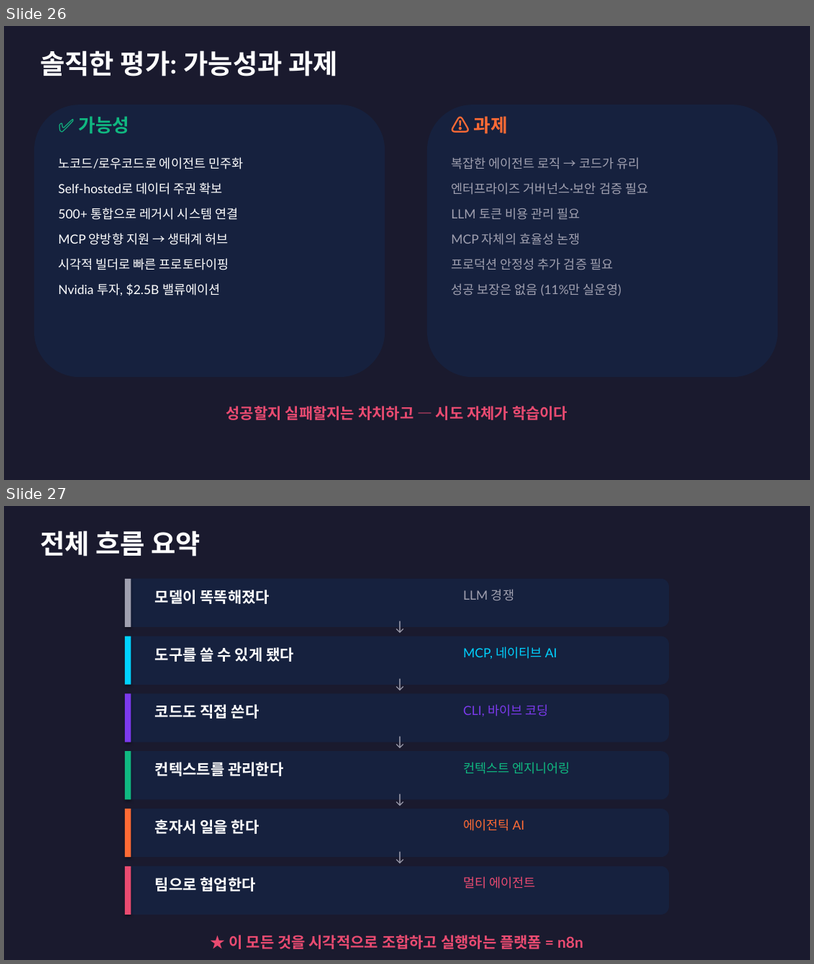
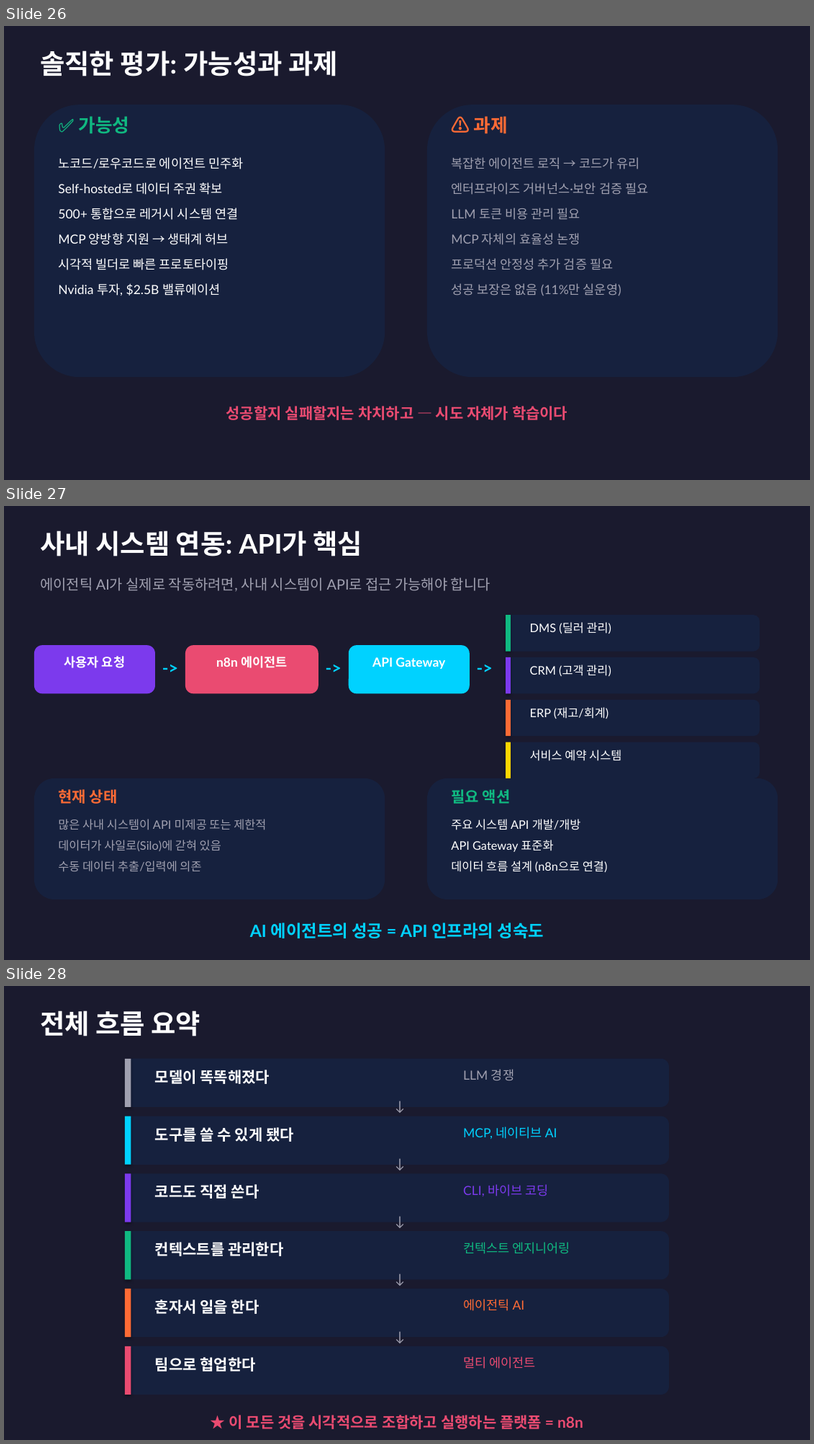
Before and after one commit to givethedog/ppt-maker, a slide deck: AI_트렌드_2025-2026.pptx. Shown one above the other, each under a label of ours: slides 26 and 27 before the commit, slides 26, 27 and 28 after it. The pictures are 814x964 and 814x1444 pixels, drawn with LibreOffice and Linux fonts; fonts in the diff are those of the drawing. Boxes give left, top, right and bottom in pixels: in the first picture for what was removed or moved away, otherwise in the second. Text is boxed around its words. In the diff, an @@ line names an element or a change of style, - is before the commit and + after.

```diff
--- a/AI_트렌드_2025-2026.pptx
+++ b/AI_트렌드_2025-2026.pptx
@@ slide 27 added at box(4, 506, 810, 960), background #1A1A2E @@
@@ text added at box(40, 530, 363, 556), 32 pt, text #FFFFFF, bold @@
+사내 시스템 연동: API가 핵심
@@ text added at box(40, 577, 491, 591), 17 pt, text #A0A0B0 @@
+에이전틱 AI가 실제로 작동하려면, 사내 시스템이 API로 접근 가능해야 합니다
@@ rounded rectangle added at box(506, 615, 760, 651), fill #16213E @@
@@ rectangle added at box(506, 615, 511, 651), fill #10B981 @@
@@ text added at box(530, 622, 612, 633), 14 pt, text #FFFFFF @@
+DMS (딜러 관리)
@@ rounded rectangle added at box(34, 645, 155, 693), fill #7C3AED @@
@@ text added at box(64, 656, 125, 668), 15 pt, text #FFFFFF, bold @@
+사용자 요청
@@ text added at box(155, 654, 185, 685), 20 pt, text #00D2FF, bold @@
+->
@@ rounded rectangle added at box(185, 645, 319, 693), fill #EA4B71 @@
@@ text added at box(216, 656, 287, 668), 15 pt, text #FFFFFF, bold @@
+n8n 에이전트
@@ text added at box(319, 654, 349, 685), 20 pt, text #00D2FF, bold @@
+->
@@ rounded rectangle added at box(349, 645, 470, 693), fill #00D2FF @@
@@ text added at box(470, 654, 500, 685), 20 pt, text #00D2FF, bold @@
+->
@@ text added at box(373, 657, 445, 669), 15 pt, text #FFFFFF, bold @@
+API Gateway
@@ rounded rectangle added at box(506, 657, 760, 693), fill #16213E @@
@@ rectangle added at box(506, 657, 511, 693), fill #7C3AED @@
@@ text added at box(530, 664, 612, 676), 14 pt, text #FFFFFF @@
+CRM (고객 관리)
@@ rounded rectangle added at box(506, 700, 760, 736), fill #16213E @@
@@ rectangle added at box(506, 700, 511, 736), fill #FF6B35 @@
@@ text added at box(530, 707, 609, 718), 14 pt, text #FFFFFF @@
+ERP (재고/회계)
@@ rounded rectangle added at box(506, 742, 760, 778), fill #16213E @@
@@ rectangle added at box(506, 742, 511, 778), fill #FFD600 @@
@@ text added at box(530, 749, 622, 761), 14 pt, text #FFFFFF @@
+서비스 예약 시스템
@@ rounded rectangle added at box(34, 778, 385, 899), fill #16213E @@
@@ rounded rectangle added at box(427, 778, 778, 899), fill #16213E @@
@@ text added at box(58, 789, 118, 803), 18 pt, text #FF6B35, bold @@
+현재 상태
@@ text added at box(451, 789, 511, 803), 18 pt, text #10B981, bold @@
+필요 액션
@@ text added at box(58, 818, 266, 871), 14 pt, text #A0A0B0 @@
+많은 사내 시스템이 API 미제공 또는 제한적
+데이터가 사일로(Silo)에 갇혀 있음
+수동 데이터 추출/입력에 의존
@@ text added at box(451, 818, 608, 872), 14 pt, text #FFFFFF @@
+주요 시스템 API 개발/개방
+API Gateway 표준화
+데이터 흐름 설계 (n8n으로 연결)
@@ text added at box(250, 922, 544, 938), 20 pt, text #00D2FF, bold @@
+AI 에이전트의 성공 = API 인프라의 성숙도
@@ what was slide 27 is now slide 28 @@
```
Also in this commit, not shown: 4 slides changed, 1 other slide added, 1 slide removed, 2 other files.
